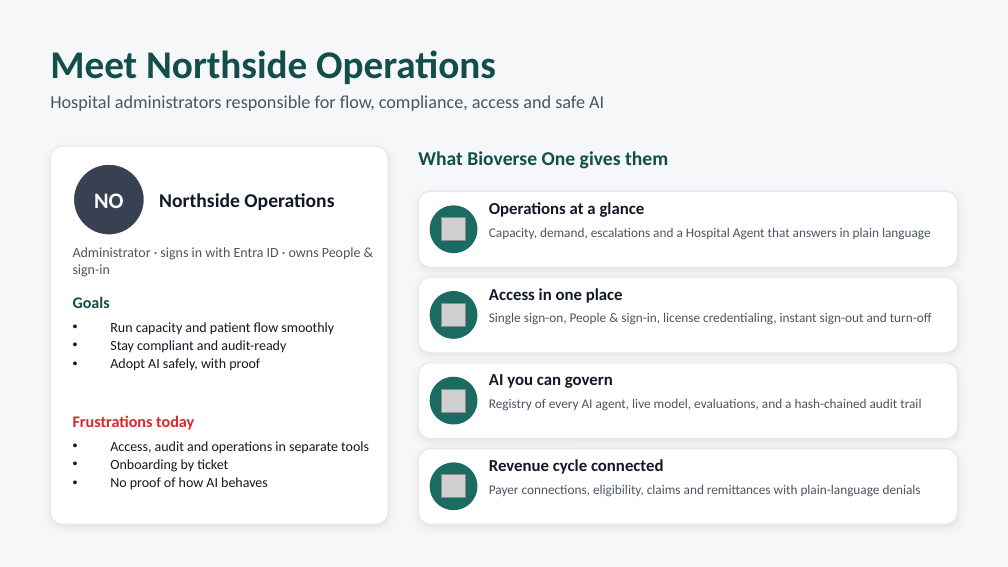
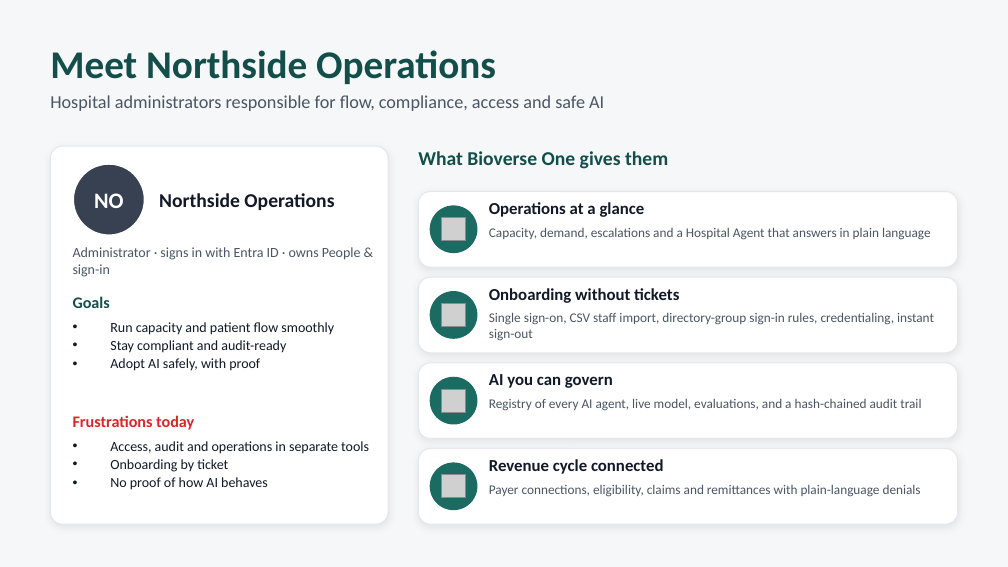
Before and after one commit to dilleeps/BioverseMyCare, a slide deck: slide 14 of docs/presentations/Bioverse-One-Personas.pptx (slide 12 before the commit). Drawn at 1008x567 pixels with LibreOffice and Linux fonts; fonts in the diff are those of the drawing; grey boxes stand for pictures. Boxes give left, top, right and bottom in pixels: in the first picture for what was removed or moved away, otherwise in the second. Text is boxed around its words. In the diff, an @@ line names an element or a change of style, - is before the commit and + after.

```diff
--- a/docs/presentations/Bioverse-One-Personas.pptx
+++ b/docs/presentations/Bioverse-One-Personas.pptx
@@ text at [489,288,679,303]: text changed @@
-Access in one place
+Onboarding without tickets
@@ text at [489,312,934,341]: text changed @@
-Single sign-on, People & sign-in, license credentialing, instant sign-out and turn-off
+Single sign-on, CSV staff import, directory-group sign-in rules, credentialing, instant sign-out
```
Also in this commit, not shown: 13 other slides changed, 2 slides added.
